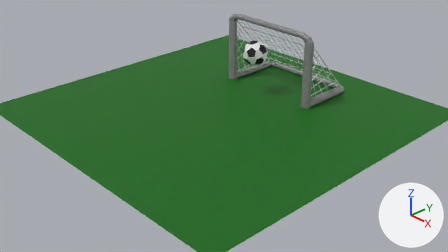
Renders of the Blender file Suyash/Final_Project/Final_2.blend from each side of a commit.
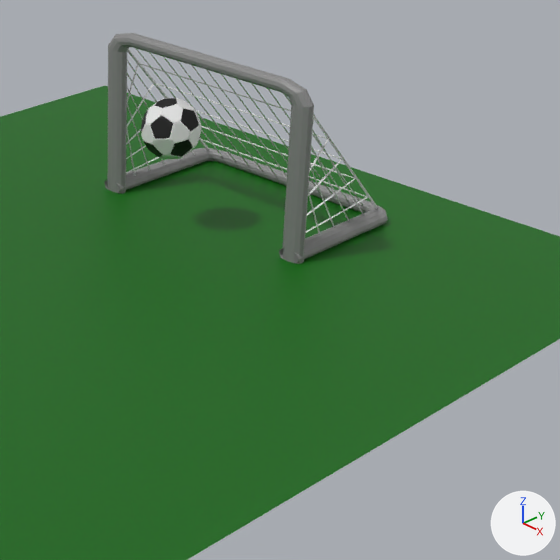
Each version appears first from the file's camera 'Camera', and next in a close-up on the part from 41% to 93% of the width and 0% to 92% of the height. The axes (+X, +Y, +Z) are drawn at lower right. The lights are the same throughout.

The older version as bpy lines, for what is in view:
```python
ob_icosphere = bpy.data.objects.new('Icosphere', me_icosphere_001)
ob_icosphere.location = (-0.19, 1.68, 1.47)
ob_icosphere.rotation_euler = (0.838, 0.61, 1.17)  # degrees (48, 35, 67)
ob_icosphere.scale = (0.475, 0.475, 0.475)
ob_plane_001 = bpy.data.objects.new('Plane.001', me_plane_002)
ob_plane_001.location = (0.0, 2.92, 0.08)
ob_plane_001.scale = (1.7, 0.89, 1.0)
ob_plane_002 = bpy.data.objects.new('Plane.002', me_plane_003)
ob_plane_002.location = (0.0, 2.12, 1.15)
ob_plane_002.rotation_euler = (1.571, 0.0, 0.0)  # degrees (90, 0, 0)
ob_plane_002.scale = (1.63, 1.12, 1.0)
ob_platform = bpy.data.objects.new('Platform', me_plane_004)
ob_platform.location = (0.0, 0.0, 0.0)
ob_platform.scale = (5.4, 5.4, 1.0)
# also in view: 'Plane' at (0.0, 2.12, 1.23)
```
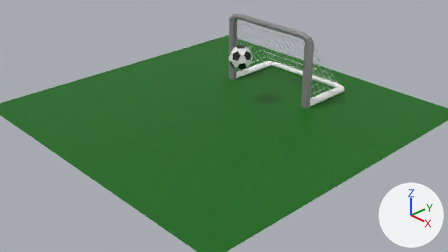
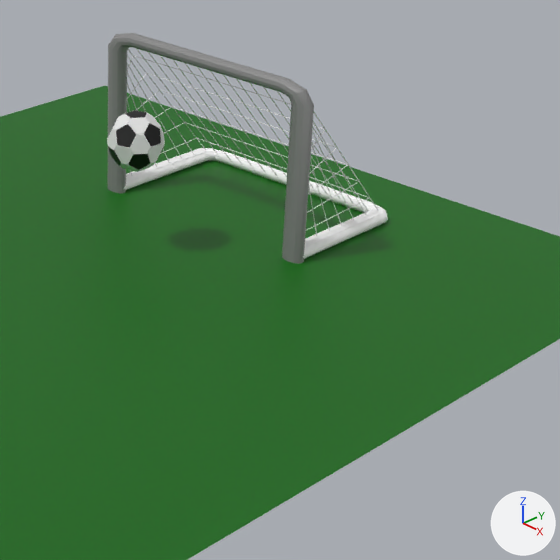
The change, as a list of edits to the scene's bpy script:
```text
Change mat_material_005:
    mat_material_005.base_color: (0.251, 0.251, 0.251) -> (1.0, 1.0, 1.0)  # grey #898989 -> white #ffffff
Add mat_material_007:
    mat_material_007 = principled_material('Material.007')
    mat_material_007.base_color = (0.8, 0.8, 0.8)  # white #e7e7e7
Add me_plane_005:
    me_plane_005.from_pydata(...)  # 120 vertices, 98 faces; spans x 0.0..1.0, y -0.96..1.0, z -1.25..0.0
    me_plane_005.materials.append(mat_material_007)  # white #e7e7e7
Change ob_icosphere:
    ob_icosphere.rotation_euler: (0.838, 0.61, 1.17) -> (0.0, 0.0, 0.0)  # degrees (48, 35, 67) -> degrees (0, 0, 0)
    ob_icosphere.location: (-0.19, 1.68, 1.47) -> (0.01, 0.8, 1.56)
    ob_icosphere.scale: (0.475, 0.475, 0.475) -> (0.443, 0.432, 0.467)
Change ob_plane_001:
    ob_plane_001.location: (0.0, 2.92, 0.08) -> (0.0, 2.97, 0.08)
    ob_plane_001.scale: (1.7, 0.89, 1.0) -> (1.7, 0.863, 0.91)
Remove ob_plane_002:
    ob_plane_002 = bpy.data.objects.new('Plane.002', me_plane_003)
    ob_plane_002.location = (0.0, 2.12, 1.15)
    ob_plane_002.rotation_euler = (1.571, 0.0, 0.0)  # degrees (90, 0, 0)
    ob_plane_002.scale = (1.63, 1.12, 1.0)
Add ob_net:
    ob_net = bpy.data.objects.new('Net', me_plane_005)
    ob_net.location = (0.0, 2.11, 1.18)
    ob_net.rotation_euler = (1.571, 0.0, 0.0)  # degrees (90, 0, 0)
    ob_net.scale = (1.66, 1.16, 1.57)
    _m = ob_net.modifiers.new('Mirror', 'MIRROR')
    _m = ob_net.modifiers.new('Wireframe', 'WIREFRAME')
    _m.thickness = 0.01
```

Pixel boxes (x1, y1, x2, y2) of what changed, in the close-ups (560 x 560 px):
'Icosphere', moved, rescaled, turned
    before: (141, 98, 201, 159)
    after: (107, 110, 165, 172)
'Plane.001', recoloured, moved, rescaled (7% narrower)
    before: (104, 148, 388, 262)
    after: (124, 148, 388, 259)
'Plane.002', deleted
    before: (126, 48, 378, 234)
'Net', added
    after: (127, 48, 378, 236)
